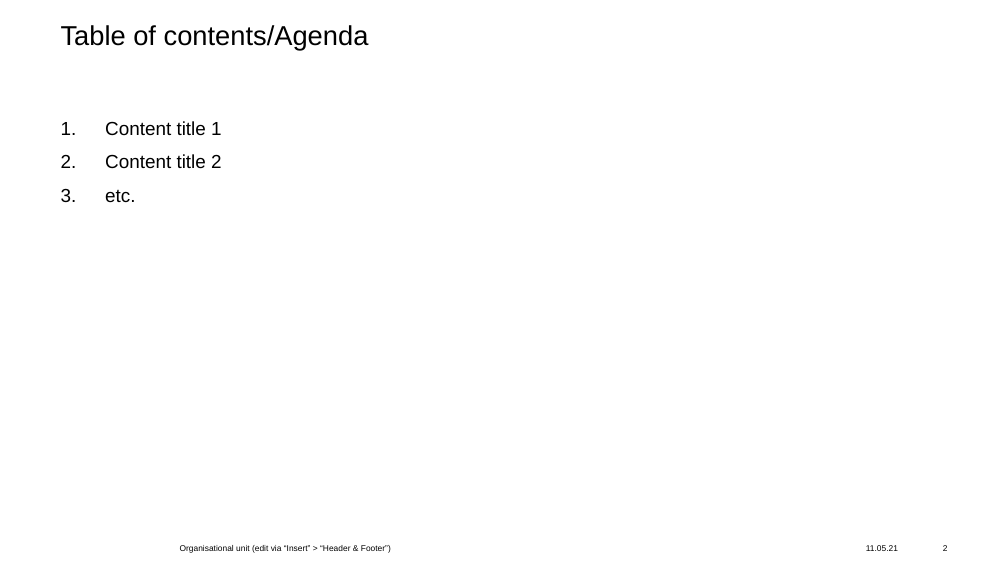
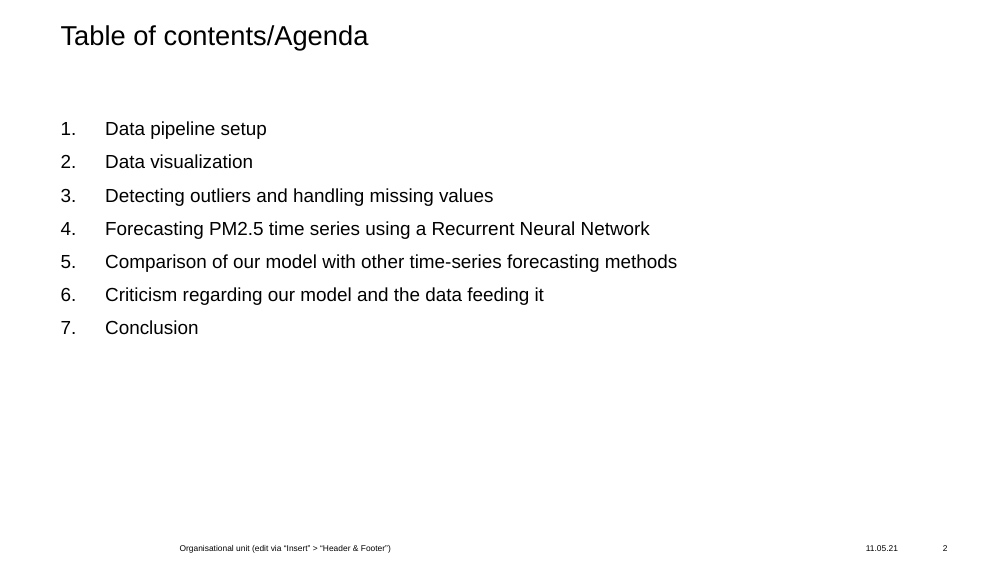
Before and after one commit to ClementSicard/AirQuality-Data-Science-Project, a slide deck: slide 2 of presentation/Presentation.pptx. Drawn at 1008x567 pixels with LibreOffice and Linux fonts; fonts in the diff are those of the drawing; background and template pictures are left out. Boxes give left, top, right and bottom in pixels: in the first picture for what was removed or moved away, otherwise in the second. Text is boxed around its words. In the diff, an @@ line names an element or a change of style, - is before the commit and + after.

```diff
--- a/presentation/Presentation.pptx
+++ b/presentation/Presentation.pptx
@@ text at (x1=105, y1=121, x2=677, y2=335): text changed @@
-1. Content title 1
-2. Content title 2
-3. etc.
+1. Data pipeline setup
+2. Data visualization
+3. Detecting outliers and handling missing values
+4. Forecasting PM2.5 time series using a Recurrent Neural Network
+5. Comparison of our model with other time-series forecasting methods
+6. Criticism regarding our model and the data feeding it
+7. Conclusion
```
Also in this commit, not shown: 2 other files.
